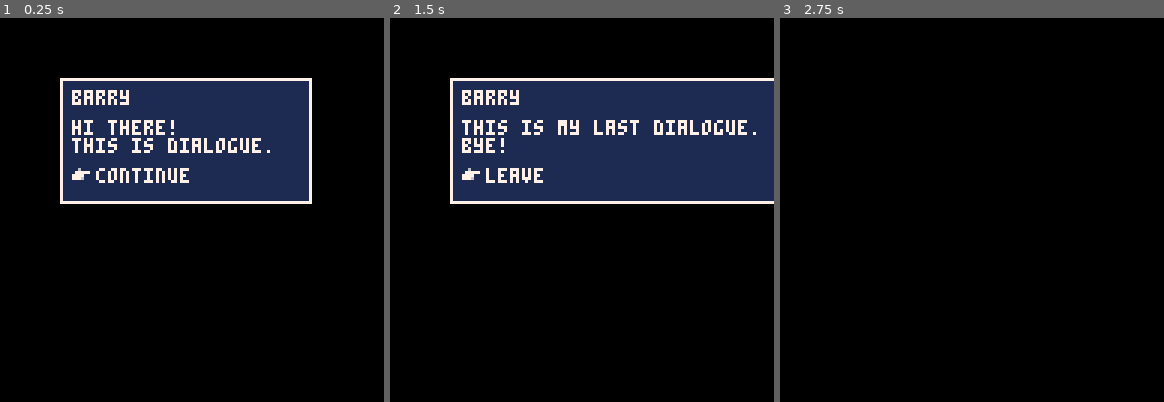
Above: before the commit, frames 1-3 (left to right).
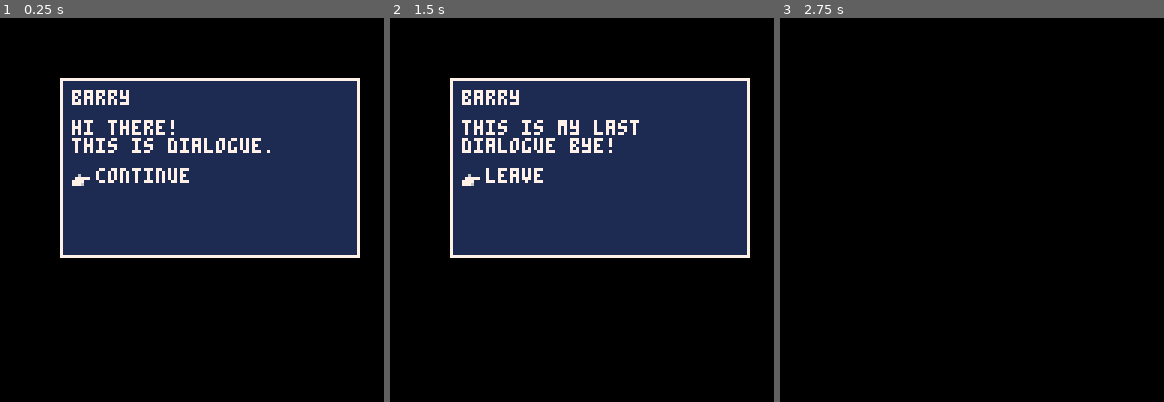
Above: after the commit, the same moments.

Repository: AddisonMink/pico8-rpg
Game: PICO-8 cartridge game.p8
Same seed, same stepped clock (60 frames per second), same inputs: the game is played once before the commit and once after it.
Inputs:
- Up to frame 1 (0.25 s): no input
- Up to frame 2 (1.5 s): tap X (X key) at 0.33, 1.07 s; tap O (Z key) at 0.7 s
- Up to frame 3 (2.75 s): tap O (Z key) at 1.7, 2.1, 2.5 s; tap X (X key) at 1.85 s; hold Up 2.15-2.42 s

The runs differ from the first frame. In frame 1, 16% of the frame differs, in the area x 15-94%, y 15-63%; in frame 2, 15%; in frame 3, nothing differs.

Commit message:
import sprites.

Diff:
--- a/game.p8
+++ b/game.p8
@@ -3,18 +3,25 @@
 __lua__
 #include menu.lua
 #include menu_tree.lua
+#include dialogue.lua
 
 function _init()
   menu1 = menu_new(
     "barry",
     "hi there!\nthis is dialogue.",
-    { "continue" }
+    { "continue" },
+    nil,
+    nil,
+    100, 60
   )
 
   menu2 = menu_new(
     "barry",
-    "this is my last dialogue.\nbye!",
-    { "leave" }
+    "this is my last\ndialogue bye!",
+    { "leave" },
+    nil,
+    nil,
+    100, 60
   )
 
   menu_tree = menu_tree_new(
Not shown, changed: 96 lines of the sprite sheet (__gfx__) section of game.p8
